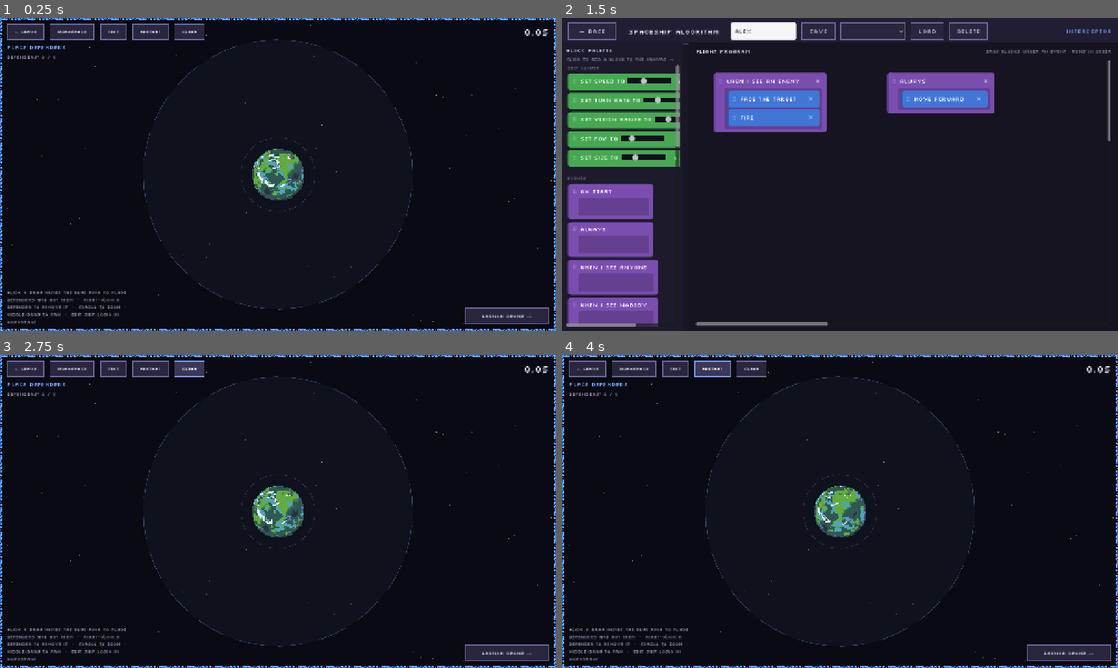
Above: before the commit, frames 1-4 (two rows, left to right).
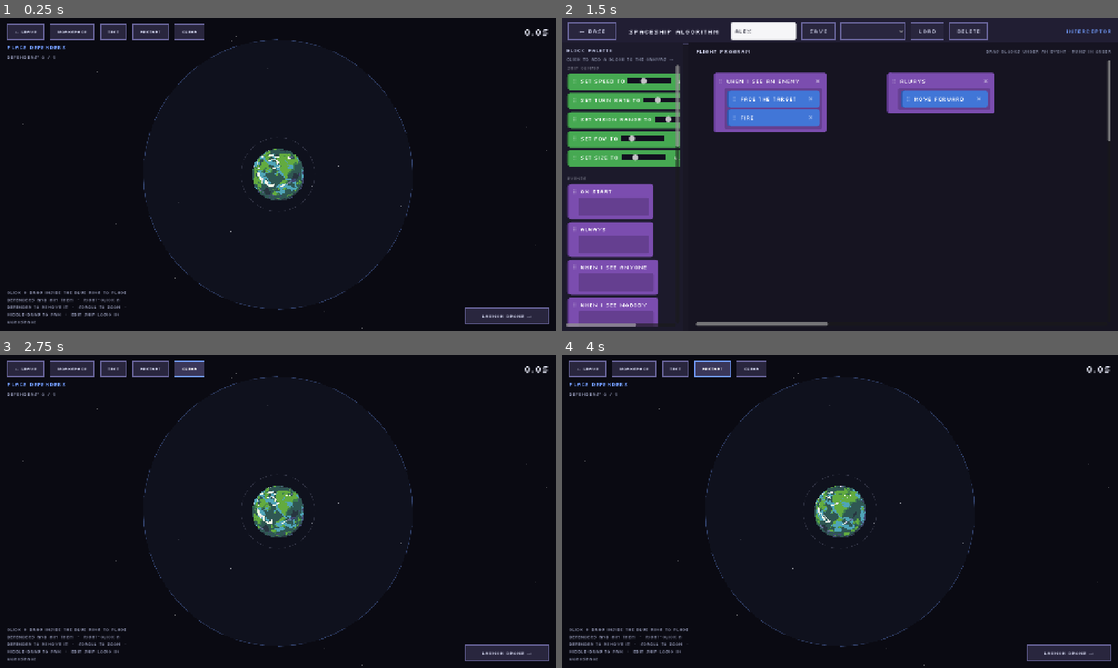
Above: after the commit, the same moments.

Repository: GMU-ASRC/astro-swarm
Game: Godot game, scene res://levels/modes/FARPScene.tscn
The game is run twice, just before and just after one commit, with the same random seed, the same clock (stepped at 60 frames per second) and the same inputs. This scene is started directly instead of the project's main scene.
Inputs (mouse positions are in pixels of both pictures, inside the frame that each line leads up to):
- Up to frame 1 (0.25 s): no input
- Up to frame 2 (1.5 s): click "WORKSPACE" at 0.5 s; click (762, 30) at 1.27 s; type "Alex" at 1.35 s
- Up to frame 3 (2.75 s): click "← Base" at 2 s
- Up to frame 4 (4 s): click "RESTART" at 2.75 s; click "RESTART" at 3.5 s

The runs differ from the first frame. In frame 1, 1.5% of the frame differs, in the area x 0-100%, y 0-100%; in frame 2, nothing differs; in frame 3, 1.5%; in frame 4, 1.5%.

Commit message:
Make the FARP arena 1.5x bigger

Diff:
--- a/autoloads/BenchRunner.gd
+++ b/autoloads/BenchRunner.gd
@@ -2,8 +2,8 @@
 
 const SHIP := preload("res://entities/ship/Spaceship.tscn")
 
-const ARENA         := Vector2(2560.0, 1440.0)
-const PLANET_CENTER := Vector2(1280.0, 720.0)
+const ARENA         := Vector2(3840.0, 2160.0)
+const PLANET_CENTER := Vector2(1920.0, 1080.0)
 const PLANET_RADIUS := 120.0
 const MAX_DEFENDERS  := 6
 const DEFENDER_HP   := 99.0
--- a/levels/modes/FARPScene.gd
+++ b/levels/modes/FARPScene.gd
@@ -8,8 +8,8 @@
 const FONT_REG       := preload("res://assets/fonts/Silkscreen-Regular.ttf")
 const GAME_THEME     := preload("res://ui/GameTheme.tres")
 
-const ARENA         := Vector2(2560.0, 1440.0)
-const PLANET_CENTER := Vector2(1280.0, 720.0)
+const ARENA         := Vector2(3840.0, 2160.0)
+const PLANET_CENTER := Vector2(1920.0, 1080.0)
 const PLANET_PIXELS := 80.0
 const PLANET_DISP   := 240.0
 const PLANET_RADIUS := PLANET_DISP * 0.5
